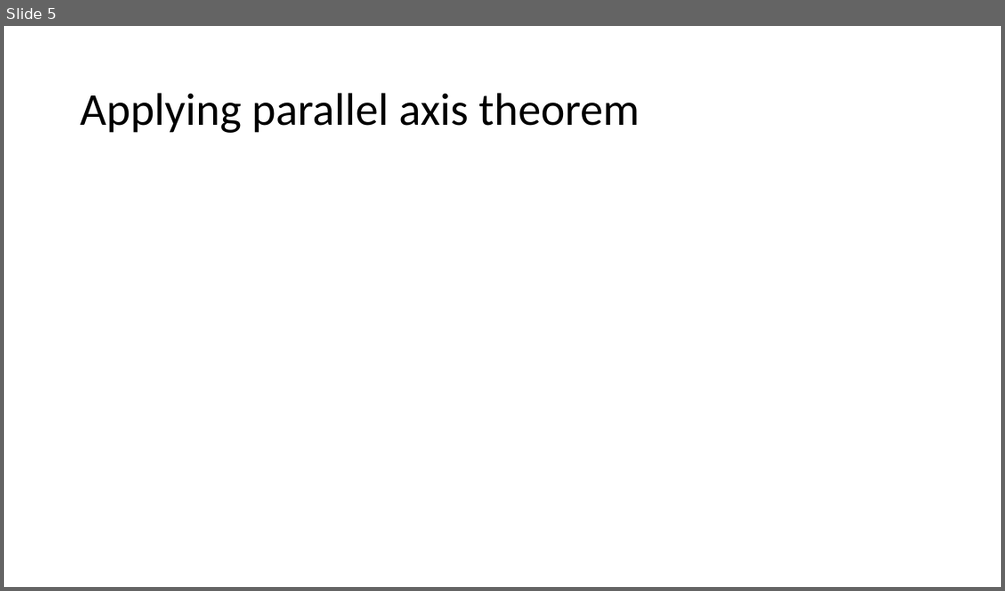
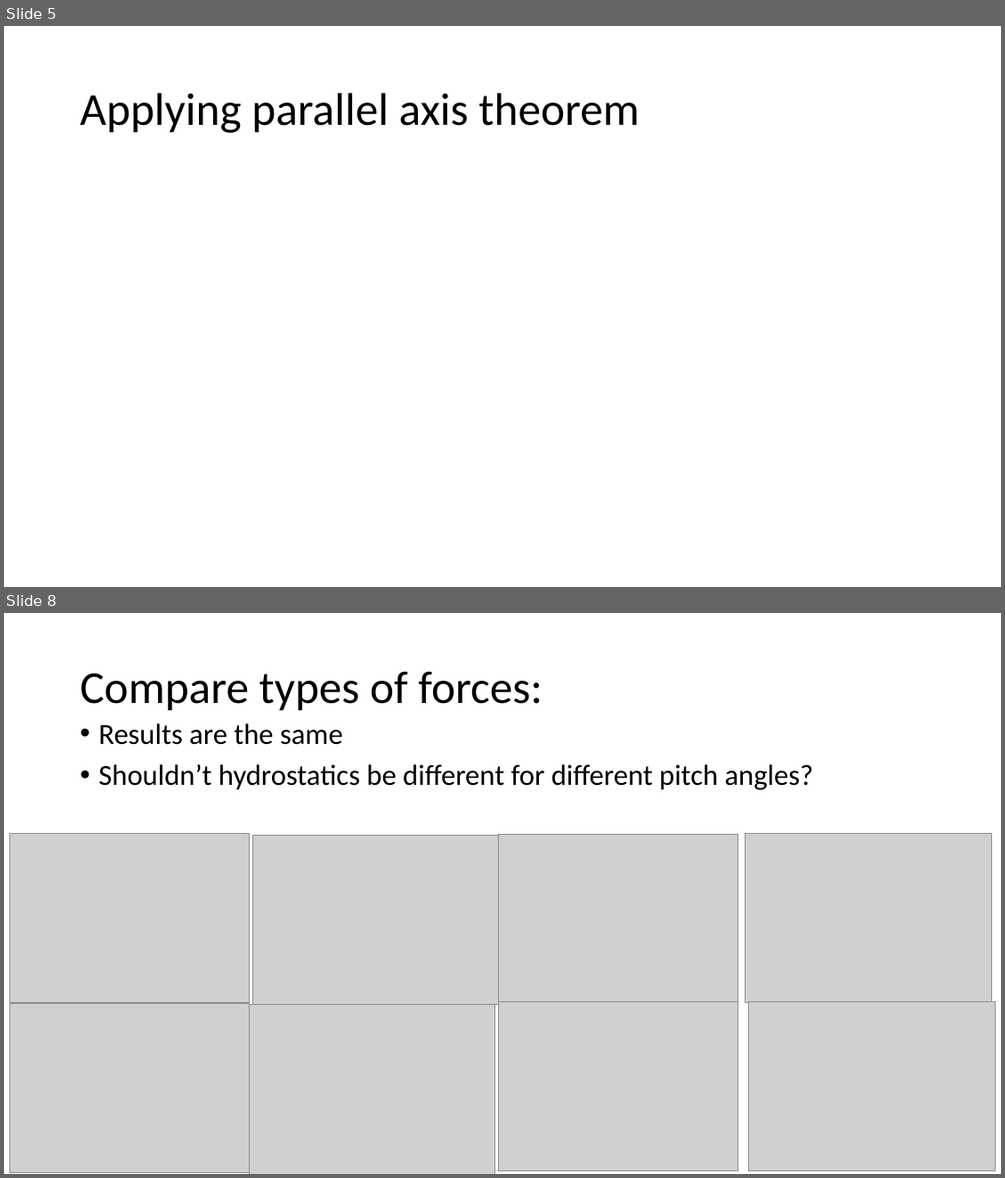
Before and after one commit to jtgrasb/WecOptTool, a slide deck: examples/attenuatorInWOT.pptx. Shown one above the other, each under a label of ours: slide 5 before the commit, slides 5 and 8 after it; the slides between them are not shown. The pictures are 1005x591 and 1005x1178 pixels, drawn with LibreOffice and Linux fonts; fonts in the diff are those of the drawing; grey boxes stand for pictures. Boxes give left, top, right and bottom in pixels: in the first picture for what was removed or moved away, otherwise in the second. Text is boxed around its words. In the diff, an @@ line names an element or a change of style, - is before the commit and + after.

```diff
--- a/examples/attenuatorInWOT.pptx
+++ b/examples/attenuatorInWOT.pptx
@@ slide 8 added at bbox=[4, 613, 1001, 1174], background #FFFFFF @@
@@ title added at bbox=[80, 671, 542, 711], 44 pt, text #000000 @@
+Compare types of forces:
@@ text added at bbox=[98, 723, 814, 790], 28 pt, text #000000 @@
+• Results are the same
+• Shouldn’t hydrostatics be different for different pitch angles?
@@ picture added at bbox=[10, 834, 250, 1003] @@
@@ picture added at bbox=[252, 835, 498, 1004] @@
@@ picture added at bbox=[499, 835, 738, 1004] @@
@@ picture added at bbox=[745, 834, 991, 1003] @@
@@ picture added at bbox=[10, 1004, 250, 1172] @@
@@ picture added at bbox=[250, 1005, 495, 1174] @@
@@ picture added at bbox=[499, 1002, 738, 1171] @@
@@ picture added at bbox=[749, 1002, 995, 1171] @@
```
Also in this commit, not shown: 13 other slides added, 1 slide removed, 23 other files.
